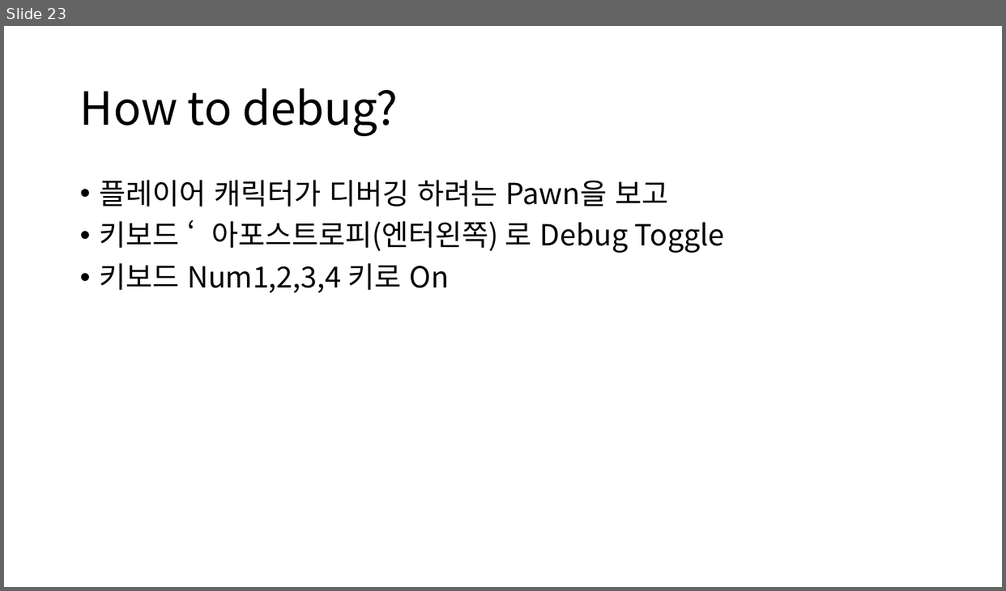
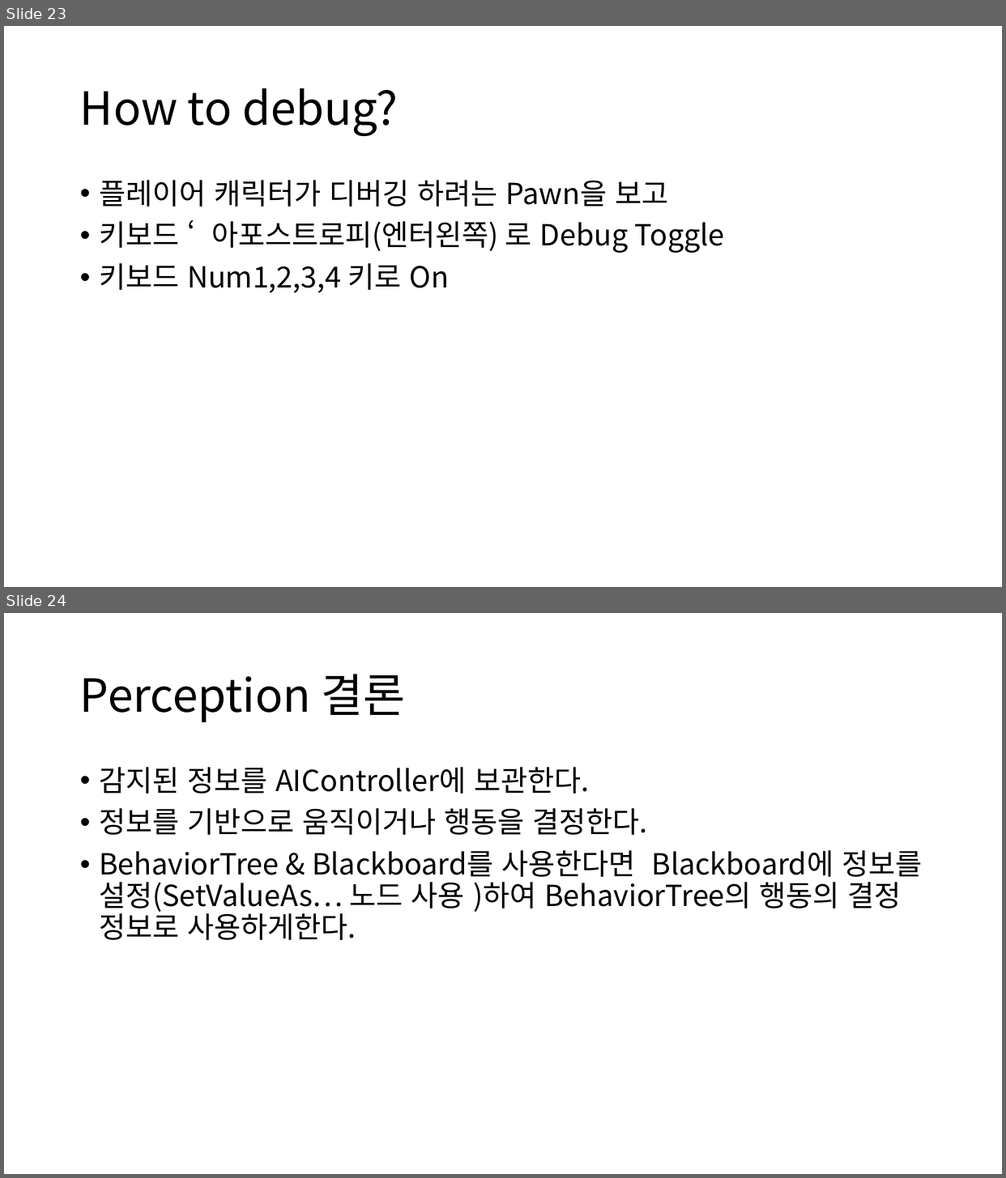
Before and after one commit to ldw9981/UE4_Blueprint, a slide deck: Day04/AI.pptx. Shown one above the other, each under a label of ours: slide 23 before the commit, slides 23 and 24 after it. The pictures are 1006x591 and 1006x1178 pixels, drawn with LibreOffice and Linux fonts; fonts in the diff are those of the drawing. Boxes give left, top, right and bottom in pixels: in the first picture for what was removed or moved away, otherwise in the second. Text is boxed around its words. In the diff, an @@ line names an element or a change of style, - is before the commit and + after.

```diff
--- a/Day04/AI.pptx
+++ b/Day04/AI.pptx
@@ slide 24 added at [4,613,1002,1174], background #FFFFFF @@
@@ title added at [80,674,406,722], 44 pt, text #000000 @@
+Perception 결론
@@ text added at [99,767,922,940], 28 pt, text #000000 @@
+• 감지된 정보를 AIController에 보관한다.
+• 정보를 기반으로 움직이거나 행동을 결정한다.
+• BehaviorTree & Blackboard를 사용한다면 Blackboard에 정보를 설정(SetValueAs… 노드 사용 )하여 BehaviorTree의 행동의 결정 정보로 사용하게한다.
```
Also in this commit, not shown: 8 other slides added, 2 slides removed, 16 other files.
